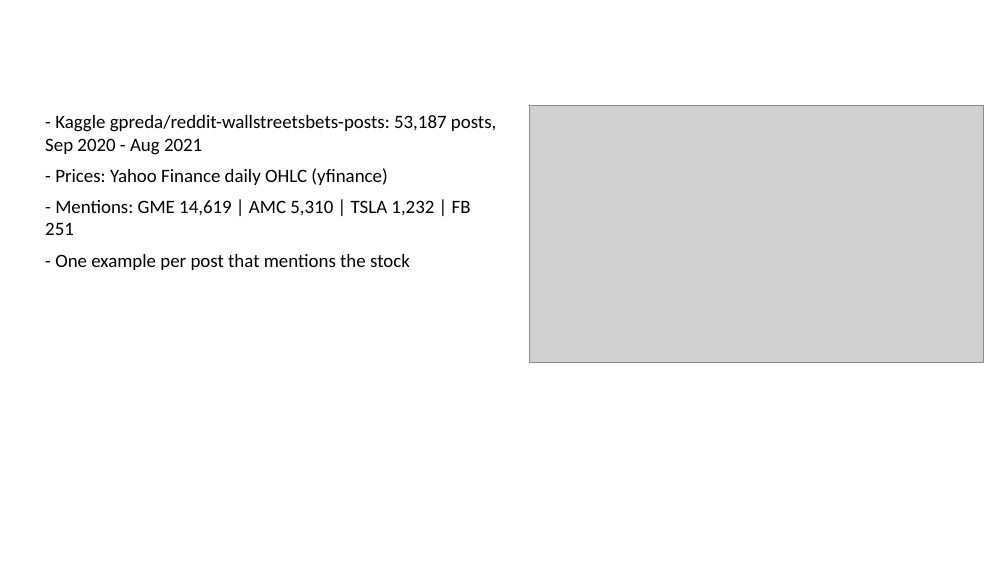
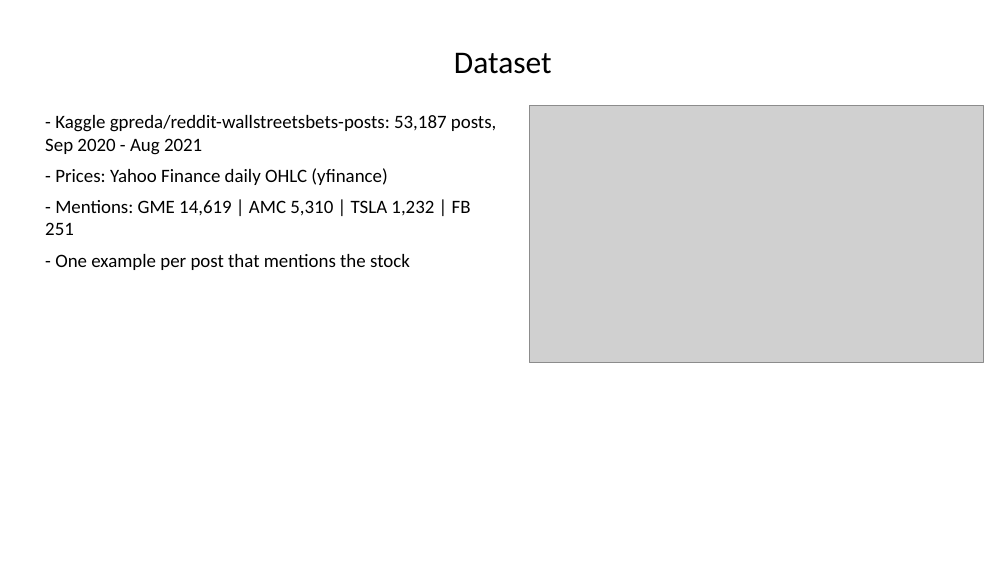
Before and after one commit to Prithvi-Aithal/wsb-market-prediction, a slide deck: slide 3 of docs/presentation.pptx. Drawn at 1008x567 pixels with LibreOffice and Linux fonts; fonts in the diff are those of the drawing; grey boxes stand for pictures. Boxes give left, top, right and bottom in pixels: in the first picture for what was removed or moved away, otherwise in the second. Text is boxed around its words. In the diff, an @@ line names an element or a change of style, - is before the commit and + after.

Commit message:
Fix slide title placement (set top/height explicitly)

```diff
--- a/docs/presentation.pptx
+++ b/docs/presentation.pptx
@@ title added at box(454, 52, 552, 74), 30 pt, text #000000 @@
+Dataset
```
Also in this commit, not shown: 11 other slides changed, 2 slides added, 2 slides removed, 2 other files.
